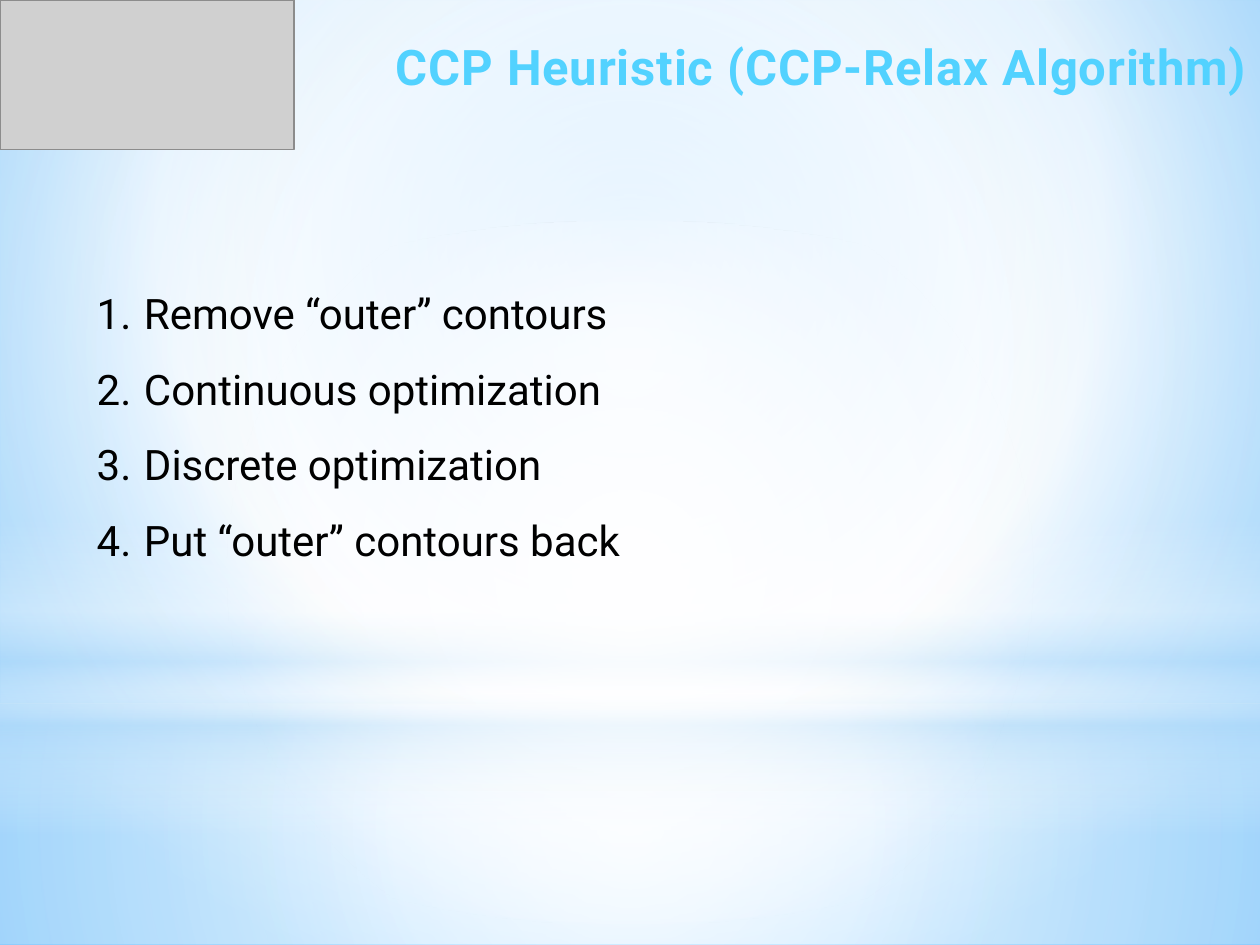
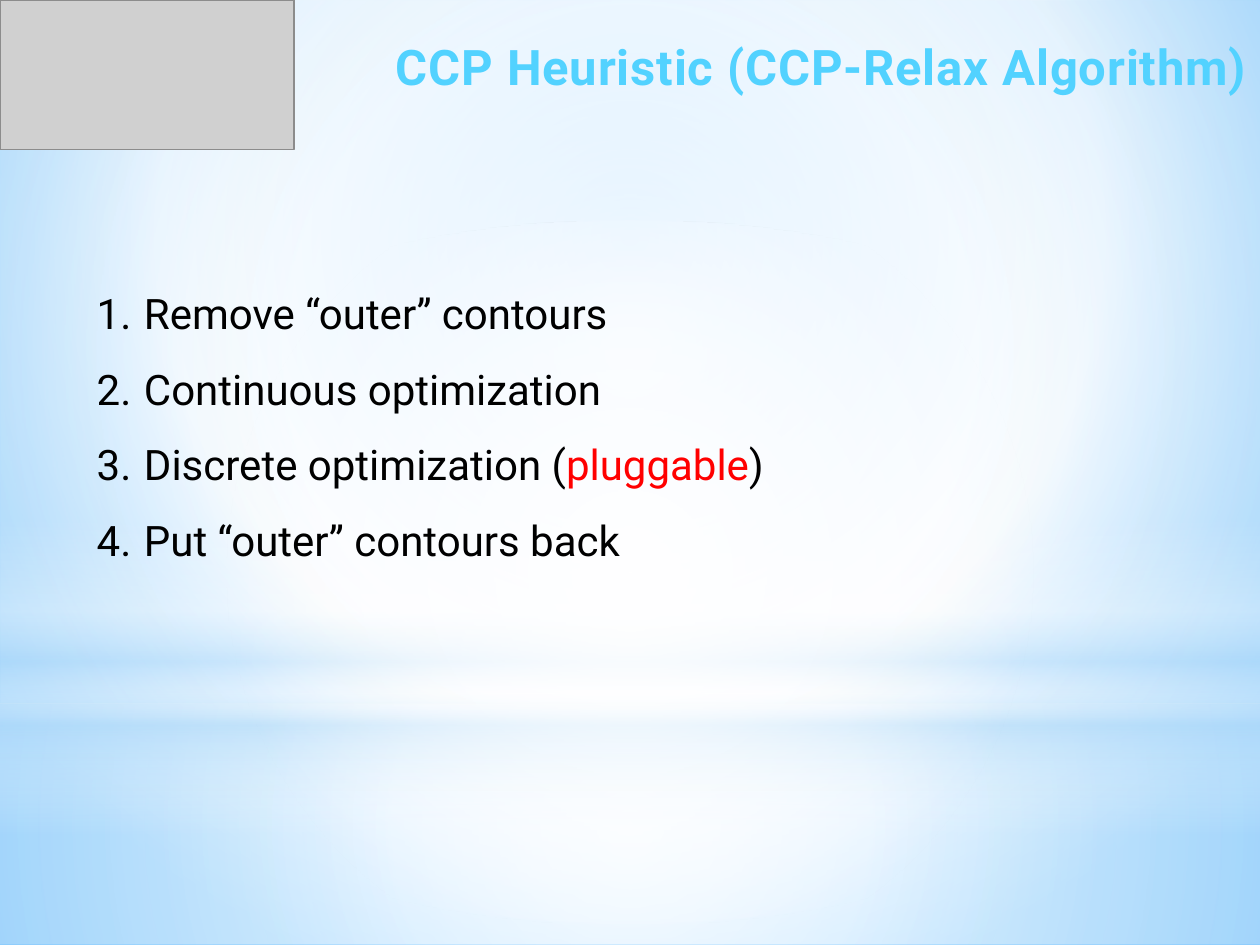
Before and after one commit to ukoloff/LaTeX, a slide deck: slide 13 of Optima2020/pptx/Report.pptx (slide 11 before the commit). Drawn at 1260x945 pixels with LibreOffice and Linux fonts; fonts in the diff are those of the drawing; grey boxes stand for pictures. Boxes give left, top, right and bottom in pixels: in the first picture for what was removed or moved away, otherwise in the second. Text is boxed around its words. In the diff, an @@ line names an element or a change of style, - is before the commit and + after.

```diff
--- a/Optima2020/pptx/Report.pptx
+++ b/Optima2020/pptx/Report.pptx
@@ text at box(144, 446, 764, 490): text changed @@
-3. Discrete optimization
+3. Discrete optimization (pluggable)
```
Also in this commit, not shown: 4 other slides changed, 3 slides added.
